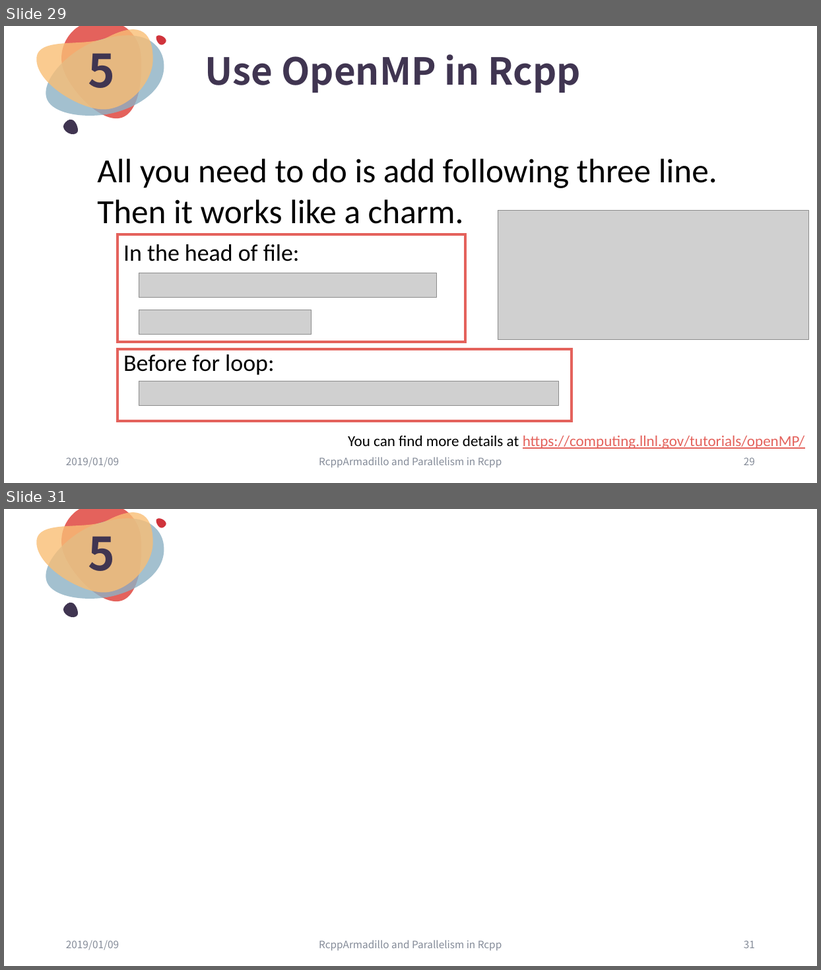
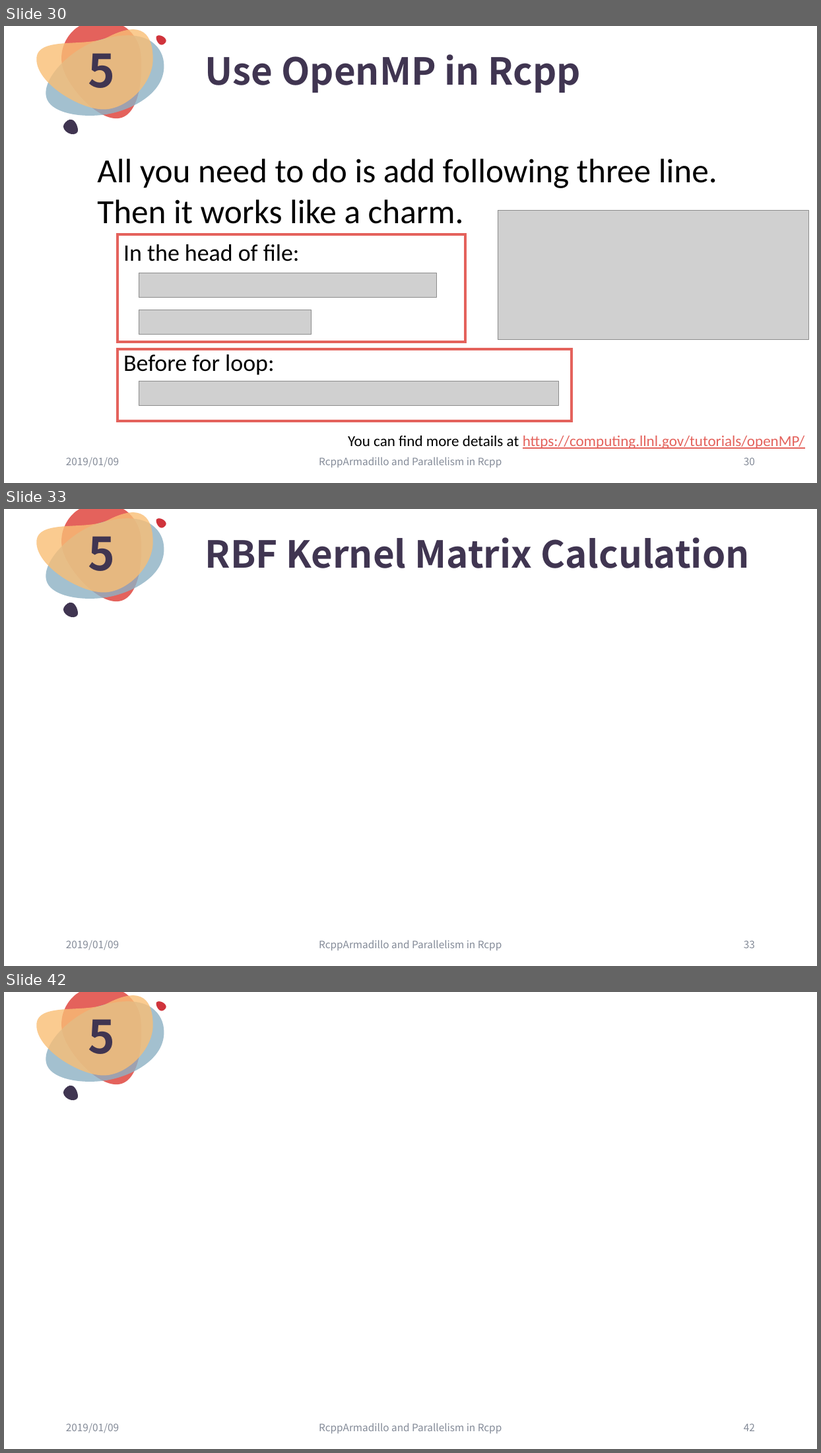
Before and after one commit to ChingChuan-Chen/Rcpp_RcppArmadillo_tutorial, a slide deck: leture_powerpoint_0109.pptx. Shown one above the other, each under a label of ours: slides 29 and 31 before the commit, slides 30, 33 and 42 after it; the slides between them are not shown. The pictures are 821x970 and 821x1453 pixels, drawn with LibreOffice and Linux fonts; fonts in the diff are those of the drawing; grey boxes stand for pictures. Boxes give left, top, right and bottom in pixels: in the first picture for what was removed or moved away, otherwise in the second. Text is boxed around its words. In the diff, an @@ line names an element or a change of style, - is before the commit and + after.

Commit message:
complete RcppParallel two examples

```diff
--- a/leture_powerpoint_0109.pptx
+++ b/leture_powerpoint_0109.pptx
@@ slide 33 added at [4, 509, 817, 966], background #FFFFFF; not listed: 5 template elements that a slide beside it also shows @@
@@ text added at [88, 524, 115, 571], 54 pt, text #403551, bold @@
+5
@@ title added at [205, 537, 750, 568], 44 pt, text #403551, bold @@
+RBF Kernel Matrix Calculation
@@ text added at [66, 941, 119, 951], 12 pt, text #848B98 @@
+2019/01/09
@@ text added at [319, 941, 502, 951], 12 pt, text #848B98 @@
+RcppArmadillo and Parallelism in Rcpp
@@ page number added at [744, 941, 755, 949], 12 pt, text #848B98 @@
+33
@@ what was slide 29 is now slide 30 @@
@@ page number at [744, 458, 755, 466]: text changed @@
-29
+30
@@ what was slide 31 is now slide 42 @@
@@ page number at [744, 1424, 755, 1432]: text changed @@
-31
+42
```
Also in this commit, not shown: 3 slides changed, 10 other slides added, 6 other files.
